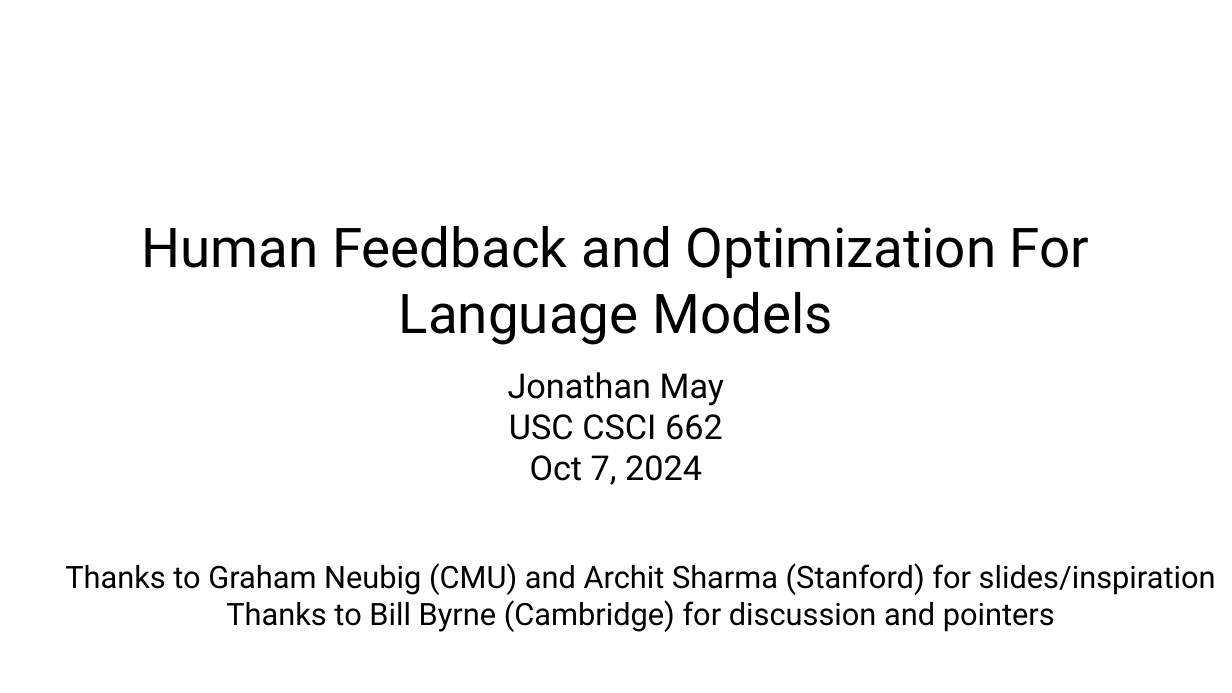
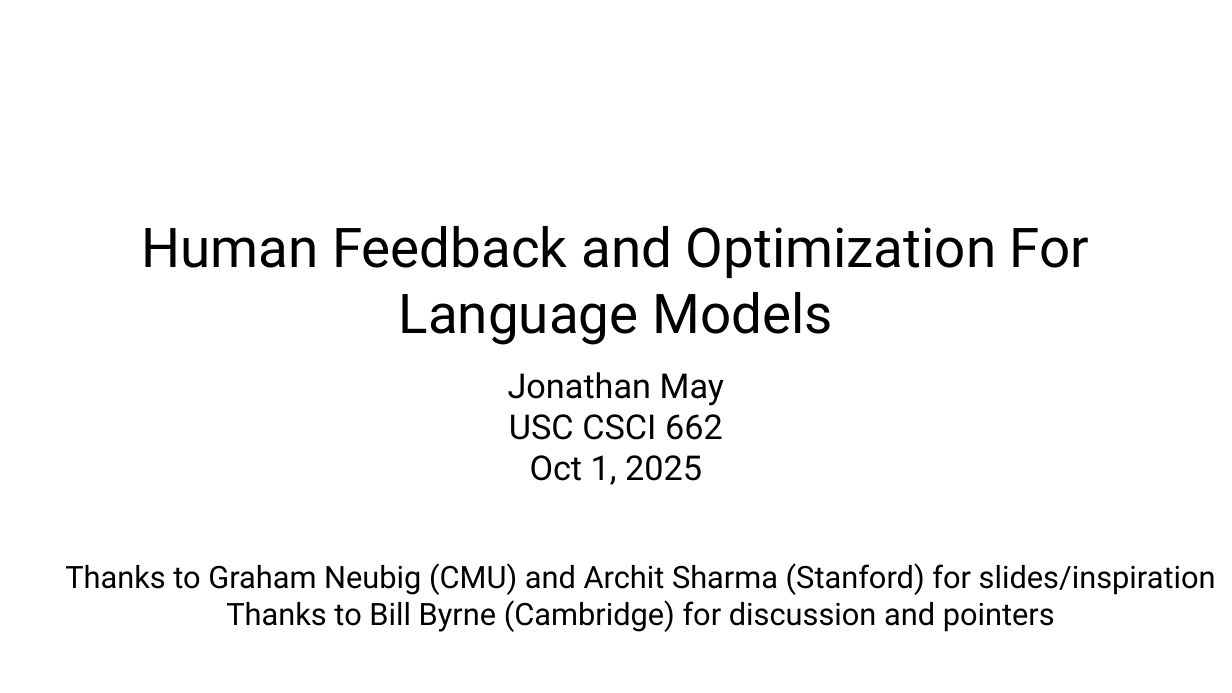
Before and after one commit to jonmay/USC-CS662, a slide deck: slide 1 of assets/files/rlhf.pptx. Drawn at 1232x693 pixels with LibreOffice and Linux fonts; fonts in the diff are those of the drawing. Boxes give left, top, right and bottom in pixels: in the first picture for what was removed or moved away, otherwise in the second. Text is boxed around its words. In the diff, an @@ line names an element or a change of style, - is before the commit and + after.

```diff
--- a/assets/files/rlhf.pptx
+++ b/assets/files/rlhf.pptx
@@ text at <box>530,455,702,485</box>: text changed @@
-Oct 7, 2024
+Oct 1, 2025
```
Also in this commit, not shown: 1 other slide changed, 1 other file.
